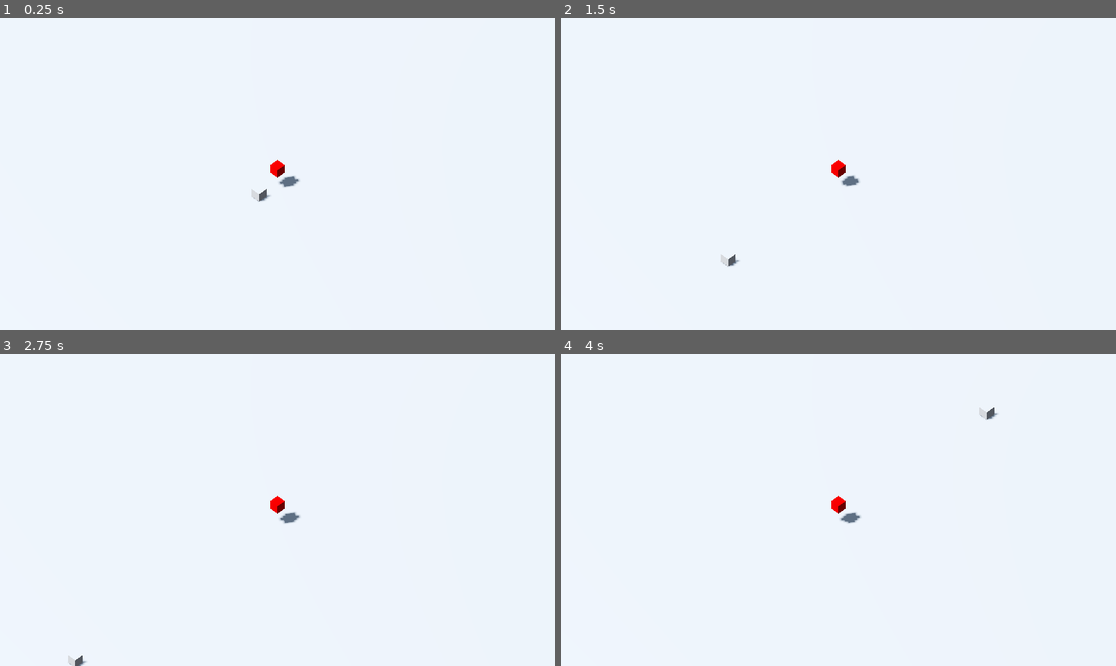
Above: before the commit, frames 1-4 (two rows, left to right).
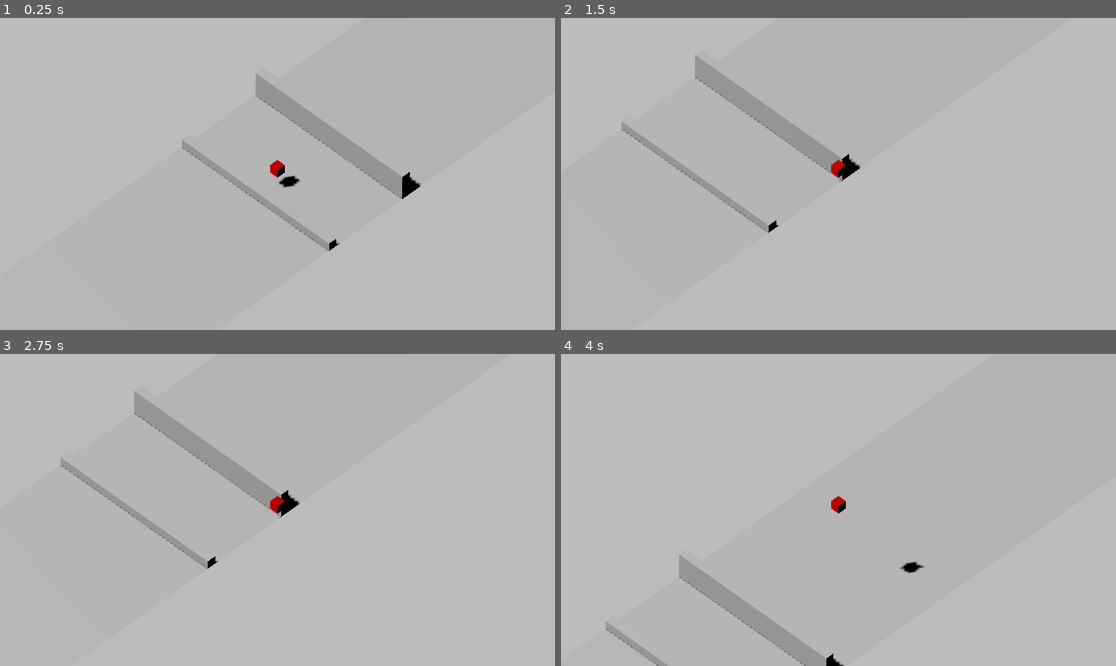
Above: after the commit, the same moments.

Repository: Datoh/OneCloneAMonth-2024-03-Zaxxon
Game: Godot game, scene res://test_3d_iso_scene.tscn
Same seed, same stepped clock (60 frames per second), same inputs: the game is played once before the commit and once after it.
Inputs:
- Up to frame 1 (0.25 s): no input
- Up to frame 2 (1.5 s): hold Right (ui_right) 0.53-1.28 s; hold Down (ui_down) from 1.28 s (still down)
- Up to frame 3 (2.75 s): release Down (ui_down) at 2.03 s; hold Right (ui_right) from 2.03 s (still down)
- Up to frame 4 (4 s): release Right (ui_right) at 2.78 s; hold Up (ui_up) 2.78-3.53 s; hold Left (ui_left) from 3.53 s (still down)

The runs differ from the first frame. In frame 1, 100% of the frame differs, in the area x 0-100%, y 0-100%; in frame 2, 100%; in frame 3, 100%; in frame 4, 100%.

Commit message:
Add player moves

Diff:
--- /dev/null
+++ b/player.gd
@@ -0,0 +1,21 @@
+extends CharacterBody3D
+
+const SPEED = 20.0
+const Z_MIN = -10.0
+const Z_MAX = 10.0
+const Y_MIN = 2.0
+const Y_MAX = 10.0
+
+func _physics_process(delta):
+  var input_dir = Input.get_vector("ui_down", "ui_up", "ui_left", "ui_right")
+  var direction = (transform.basis * Vector3(0, input_dir.x, input_dir.y)).normalized()
+  if direction:
+    velocity.y = direction.y * SPEED
+    velocity.z = direction.z * SPEED
+  else:
+    velocity.y = move_toward(velocity.y, 0, SPEED)
+    velocity.z = move_toward(velocity.z, 0, SPEED)
+
+  move_and_slide()
+  position.y = clamp(position.y, Y_MIN, Y_MAX)
+  position.z = clamp(position.z, Z_MIN, Z_MAX)
--- a/test_3d_iso_scene.tscn
+++ b/test_3d_iso_scene.tscn
@@ -1,6 +1,7 @@
-[gd_scene load_steps=10 format=3 uid="uid://cmbavf022sjh7"]
+[gd_scene load_steps=13 format=3 uid="uid://cmbavf022sjh7"]
 
 [ext_resource type="Script" path="res://test_3d_iso_scene.gd" id="1_ga3rc"]
+[ext_resource type="Script" path="res://player.gd" id="2_u46kb"]
 
 [sub_resource type="ProceduralSkyMaterial" id="ProceduralSkyMaterial_dgkhg"]
 sky_horizon_color = Color(0.64625, 0.65575, 0.67075, 1)
@@ -10,14 +11,19 @@
 sky_material = SubResource("ProceduralSkyMaterial_dgkhg")
 
 [sub_resource type="Environment" id="Environment_pi4r3"]
-background_mode = 2
+background_energy_multiplier = 0.5
 sky = SubResource("Sky_320p4")
+ambient_light_source = 2
 tonemap_mode = 2
 glow_enabled = true
 
 [sub_resource type="PlaneMesh" id="PlaneMesh_gud4v"]
+size = Vector2(1000, 20)
 
 [sub_resource type="BoxMesh" id="BoxMesh_srbfy"]
+
+[sub_resource type="ConcavePolygonShape3D" id="ConcavePolygonShape3D_igljk"]
+data = PackedVector3Array(-0.5, 0.5, 0.5, 0.5, 0.5, 0.5, -0.5, -0.5, 0.5, 0.5, 0.5, 0.5, 0.5, -0.5, 0.5, -0.5, -0.5, 0.5, 0.5, 0.5, -0.5, -0.5, 0.5, -0.5, 0.5, -0.5, -0.5, -0.5, 0.5, -0.5, -0.5, -0.5, -0.5, 0.5, -0.5, -0.5, 0.5, 0.5, 0.5, 0.5, 0.5, -0.5, 0.5, -0.5, 0.5, 0.5, 0.5, -0.5, 0.5, -0.5, -0.5, 0.5, -0.5, 0.5, -0.5, 0.5, -0.5, -0.5, 0.5, 0.5, -0.5, -0.5, -0.5, -0.5, 0.5, 0.5, -0.5, -0.5, 0.5, -0.5, -0.5, -0.5, 0.5, 0.5, 0.5, -0.5, 0.5, 0.5, 0.5, 0.5, -0.5, -0.5, 0.5, 0.5, -0.5, 0.5, -0.5, 0.5, 0.5, -0.5, -0.5, -0.5, 0.5, 0.5, -0.5, 0.5, -0.5, -0.5, -0.5, 0.5, -0.5, 0.5, 0.5, -0.5, -0.5, -0.5, -0.5, -0.5)
 
 [sub_resource type="ORMMaterial3D" id="ORMMaterial3D_7gp3x"]
 albedo_color = Color(1, 0, 0, 1)
@@ -28,19 +34,55 @@
 [sub_resource type="ORMMaterial3D" id="ORMMaterial3D_fq2ua"]
 albedo_color = Color(1, 0, 0, 1)
 
+[sub_resource type="ConvexPolygonShape3D" id="ConvexPolygonShape3D_rqa0r"]
+points = PackedVector3Array(0.5, 0.5, 0.5, 0.5, 0.5, -0.5, -0.5, 0.5, 0.5, 0.5, -0.5, 0.5, 0.5, -0.5, -0.5, -0.5, 0.5, -0.5, -0.5, -0.5, 0.5, -0.5, -0.5, -0.5)
+
 [node name="Test3DIsoScene" type="Node3D"]
 script = ExtResource("1_ga3rc")
 
 [node name="WorldEnvironment" type="WorldEnvironment" parent="."]
 environment = SubResource("Environment_pi4r3")
 
-[node name="MeshInstance3D" type="MeshInstance3D" parent="."]
-transform = Transform3D(100, 0, 0, 0, 1, 0, 0, 0, 100, 0, 0, 0)
+[node name="Floor" type="MeshInstance3D" parent="."]
 mesh = SubResource("PlaneMesh_gud4v")
 
-[node name="MeshInstance3D2" type="MeshInstance3D" parent="."]
-transform = Transform3D(1, 0, 0, 0, 1, 0, 0, 0, 1, 0, 0.5, 0)
+[node name="Walls" type="Node3D" parent="."]
+
+[node name="Wall1" type="MeshInstance3D" parent="Walls"]
+transform = Transform3D(1, 0, 0, 0, 1, 0, 0, 0, 20, 0, 0.5, 0)
 mesh = SubResource("BoxMesh_srbfy")
+skeleton = NodePath("../..")
+
+[node name="StaticBody3D" type="StaticBody3D" parent="Walls/Wall1"]
+
+[node name="CollisionShape3D" type="CollisionShape3D" parent="Walls/Wall1/StaticBody3D"]
+shape = SubResource("ConcavePolygonShape3D_igljk")
+
+[node name="Wall2" type="MeshInstance3D" parent="Walls"]
+transform = Transform3D(1, 0, 0, 0, 3, 0, 0, 0, 20, 10, 1.5, 0)
+mesh = SubResource("BoxMesh_srbfy")
+skeleton = NodePath("../..")
+
+[node name="StaticBody3D" type="StaticBody3D" parent="Walls/Wall2"]
+
+[node name="CollisionShape3D" type="CollisionShape3D" parent="Walls/Wall2/StaticBody3D"]
+shape = SubResource("ConcavePolygonShape3D_igljk")
+
+[node name="Player" type="CharacterBody3D" parent="."]
+unique_name_in_owner = true
+transform = Transform3D(1, 0, 0, 0, 1, 0, 0, 0, 1, 0, 2, 0)
+script = ExtResource("2_u46kb")
+
+[node name="RemoteTransform3D" type="RemoteTransform3D" parent="Player"]
+remote_path = NodePath("../../CamPivot")
+
+[node name="MeshInstance3D" type="MeshInstance3D" parent="Player"]
+mesh = SubResource("BoxMesh_q24do")
+skeleton = NodePath("../..")
+surface_material_override/0 = SubResource("ORMMaterial3D_fq2ua")
+
+[node name="CollisionShape3D" type="CollisionShape3D" parent="Player"]
+shape = SubResource("ConvexPolygonShape3D_rqa0r")
 
 [node name="CamPivot" type="Node3D" parent="."]
 transform = Transform3D(1, 0, 0, 0, 1, 0, 0, 0, 1, 0, 2, 0)
@@ -52,15 +94,6 @@
 size = 30.0
 far = 1000.0
 
-[node name="Player" type="MeshInstance3D" parent="."]
-unique_name_in_owner = true
-transform = Transform3D(1, 0, 0, 0, 1, 0, 0, 0, 1, 0, 2, 0)
-mesh = SubResource("BoxMesh_q24do")
-surface_material_override/0 = SubResource("ORMMaterial3D_fq2ua")
-
-[node name="RemoteTransform3D" type="RemoteTransform3D" parent="Player"]
-remote_path = NodePath("../../CamPivot")
-
 [node name="DirectionalLight3D" type="DirectionalLight3D" parent="."]
 transform = Transform3D(-0.544639, 0.669792, -0.504725, 0, 0.601815, 0.798636, 0.838671, 0.434968, -0.327772, -17, 20, -27)
 light_energy = 1.2
